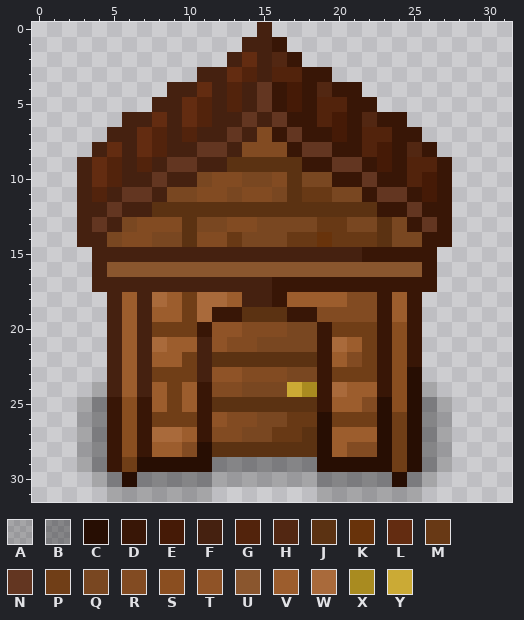
Pixel-art sprite: Assets/Graphics/Sprites/NewStyle/House_tier_3.png. Above is the file before it was changed.
The file is 32x32 pixels. Colours within 5 levels of each other are drawn and written as one. The old version is drawn lined up with the new one.
Palette (. is transparent): A #00000032  B #0000005a  C #270e03  D #381606  E #451a06  F #452110  G #52230c  H #522712  J #5b3212  K #68330b  L #632c11  M #683915  N #633621  P #703e17  Q #794721  R #824b22  S #8a4e20  T #8f5327  U #8a562e  V #9c5d2d  W #a96a3b  X #a98b20  Y #cbaa35
After:
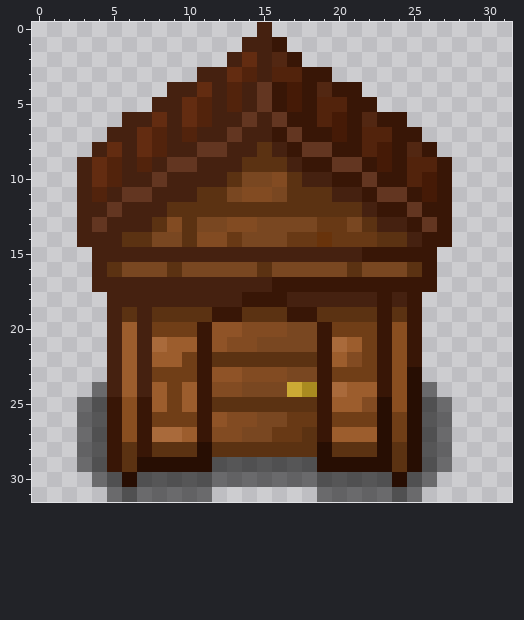
Diff:
whole drawing moved by -1,+0 (the old picture is shown already moved)
@@ palette @@
-A #00000032
+A #0000007b
-B #0000005a
+B #00000094
@@ x 0..31 @@
  6 ......FFLFLGFFNFNDDGEDHDD.......
- 7 .....FFLGFGFFNFRDNDDEDGGDD......
- 8 ....FLFLGFFNNFRRRDNNDDGEDHD.....
- 9 ...FLGFGFNNFFJJJJJDDNNDEDGGD....
-10 ...FLGFFNFFQRRQQRJQQDDNDDGED....
-11 ...FGFNNFQQRRQRRQJMMQQDNNDED....
-12 ...FFNFFJJJJJJJJJJJJJJJDDNDD....
-13 ...FNFQRRRJQQRRQQQQMMQQJQDND....
-14 ...FFQRRQQJRRMQQQMMKMMMJQQDD....
+ 7 .....FFLGFGFFNFFDNDDEDGGDD......
+ 8 ....FLFLGFFNNFFJFDNNDDGEDHD.....
+ 9 ...FLGFGFNNFFFJJJFDDNNDEDGGD....
+10 ...FLGFFNFFFFJQQRJFFDDNDDGED....
+11 ...FGFNNFFFJJQRRQJJJFFDNNDED....
+12 ...FFNFFFJJJJJJJJJJJJJFDDNDD....
+13 ...FNFFFJRJQQRRQQQQMMQJFFDND....
+14 ...FFFJJQQJRRMQQQMMKMMMJJFDD....
 15 ....FFFFFFFFFFFFFFFFFFDDDDD.....
-16 ....FUUUUUUUUUUUUUUUUUUUUUD.....
+16 ....FJQQQJQQQQQJQQQQQJQQQJD.....
 17 ....FFFFFFFFFFFFDDDDDDDDDDD.....
-18 .....FVFWVPWWVFFDVVVVRRDVD......
-19 .....FVFVVPWDDJJJDDRRRRDVD......
+18 .....FFFFFFFFFDDDFFFFFFDFD......
+19 .....FJFJJJJDDJJJDDJJJJDJD......
 20 .....FVFPPPDTTRRRQQDPPPDSD......
-21 .....FVFWVVFTRRQQQQDWVPDSD......
-22 .....FVFVVPFJJJJJJJDVRPDSD......
-23 .....FVFPPPFTTRRRQQDPPPDSC......
+21 .....FVFWVVDTRRQQQQDWVPDSD......
+22 .....FVFVVPDJJJJJJJDVRPDSD......
+23 .....FVFPPPDTTRRRQQDPPPDSC......
 24 ....AFVFVPVDRRQQQYXDWVVDSCA.....
 25 ...ABDSDVPVDJJJJJJJDVVRCSCBA....
-26 ...ABDSDPPPDTRRQQMMCPPPCPCBA....
-27 ...ABDSDWWVDRRQQMMJCVVVCPCBA....
-28 ...ABDSDVVRCJJJJJJJCVRRCPCBA....
-29 ...ABDPCCCCCBBBBBBBCCCCCPCBA....
+26 ...ABDSDPPPDTRRQQMMDPPPCPCBA....
+27 ...ABDSDWWVDRRQQMMJDVVVCPCBA....
+28 ...ABDJDJJJCJJJJJJJCJJJCJCBA....
+29 ...ABDJCCCCCBBBBBBBCCCCCJCBA....
 30 ....ABCBBBBBAAAAAAABBBBBCBA.....
-31 .....AAAAAAA.......AAAAAAA......
+31 .....ABAAAAA.......AAAAABA......
